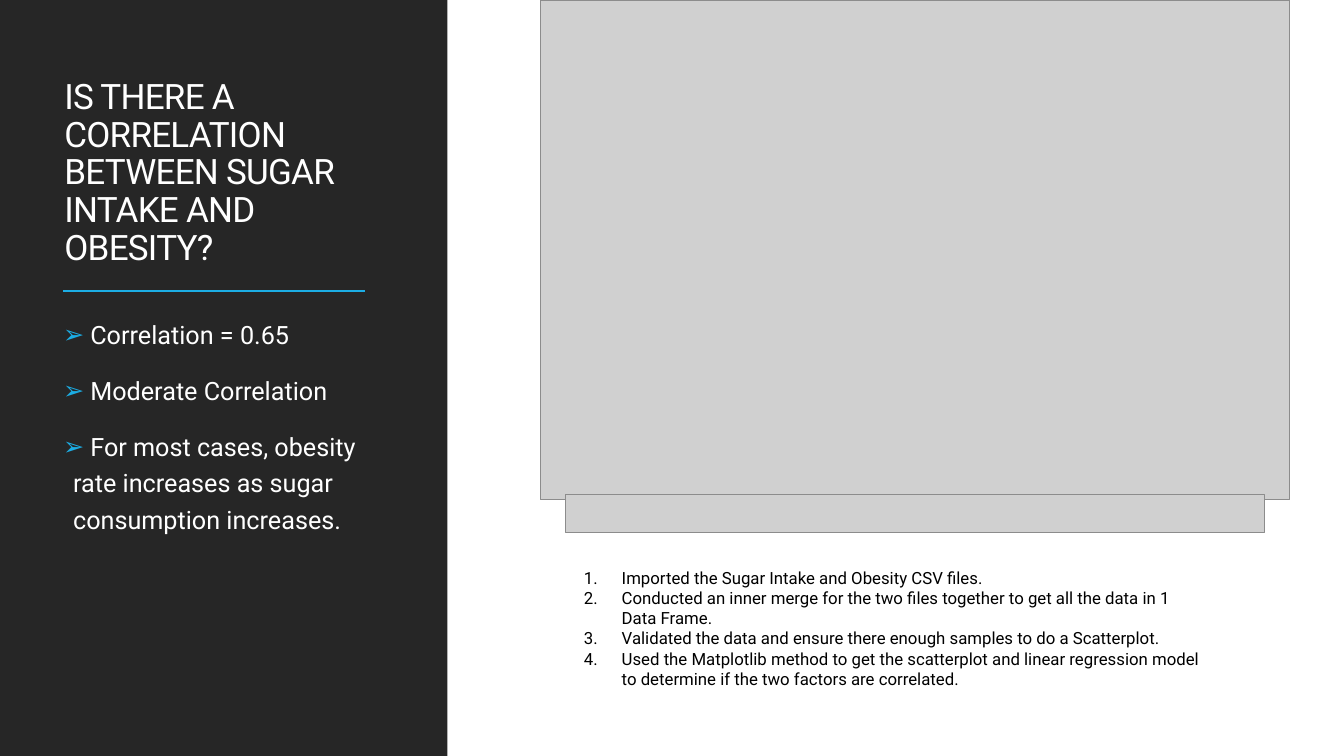
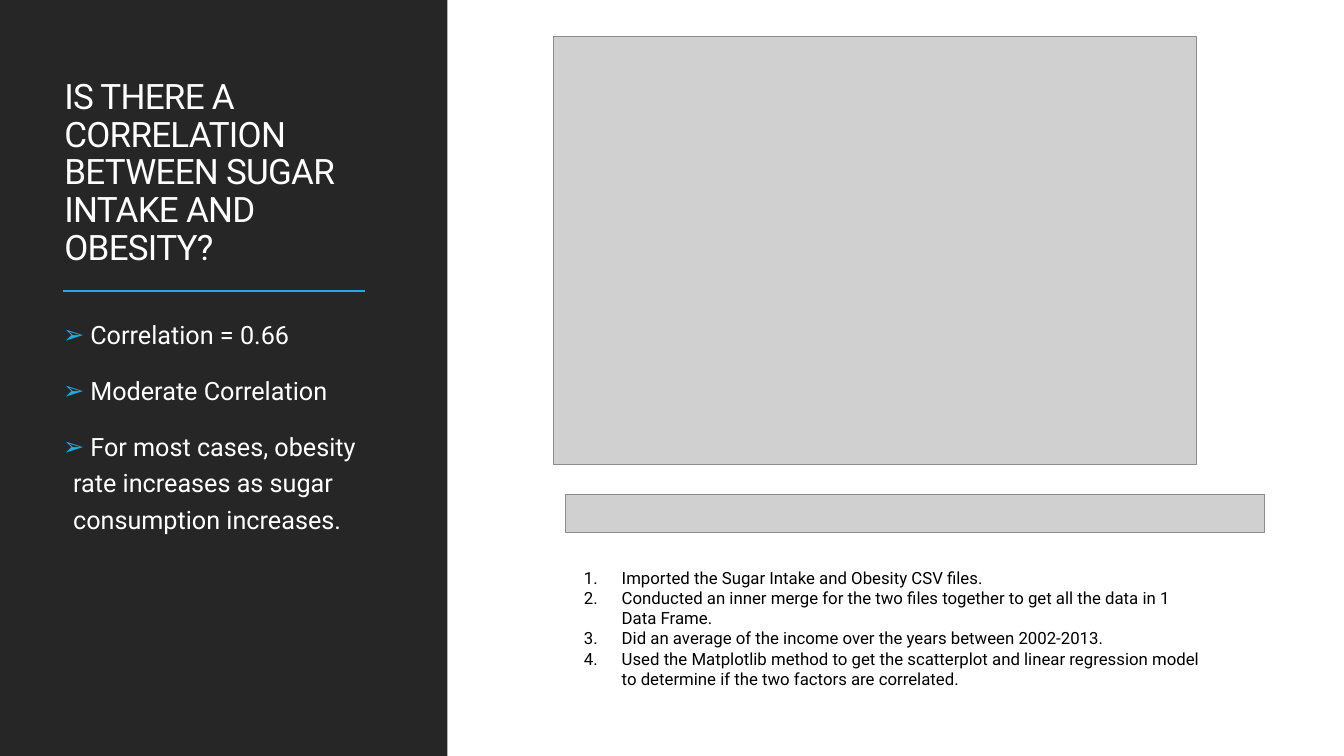
Before and after one commit to cbeachey/project1_influencers, a slide deck: slide 15 of Effects of Sugar Consumption.pptx. Drawn at 1344x756 pixels with LibreOffice and Linux fonts; fonts in the diff are those of the drawing; grey boxes stand for pictures. Boxes give left, top, right and bottom in pixels: in the first picture for what was removed or moved away, otherwise in the second. Text is boxed around its words. In the diff, an @@ line names an element or a change of style, - is before the commit and + after.

```diff
--- a/Effects of Sugar Consumption.pptx
+++ b/Effects of Sugar Consumption.pptx
@@ picture: place and size @@
-picture at [540,0,1290,500]
+picture at [555,36,1197,465]
@@ text at [90,325,289,345]: text changed @@
-➢ Correlation = 0.65
+➢ Correlation = 0.66
@@ text at [622,631,1103,648]: text changed @@
-3. Validated the data and ensure there enough samples to do a Scatterplot.
+3. Did an average of the income over the years between 2002-2013.
```
Also in this commit, not shown: 2 other slides changed, 9 other files.
